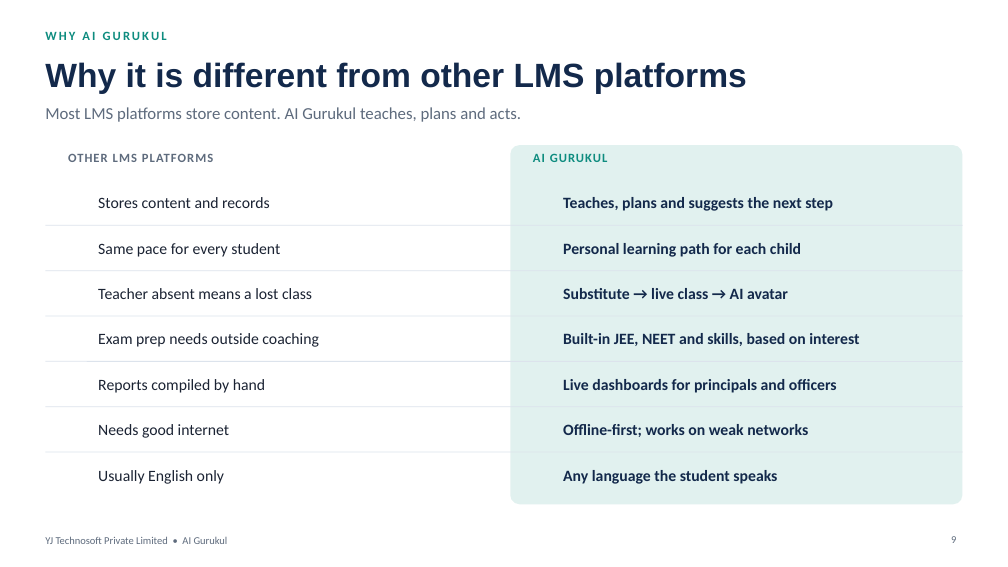
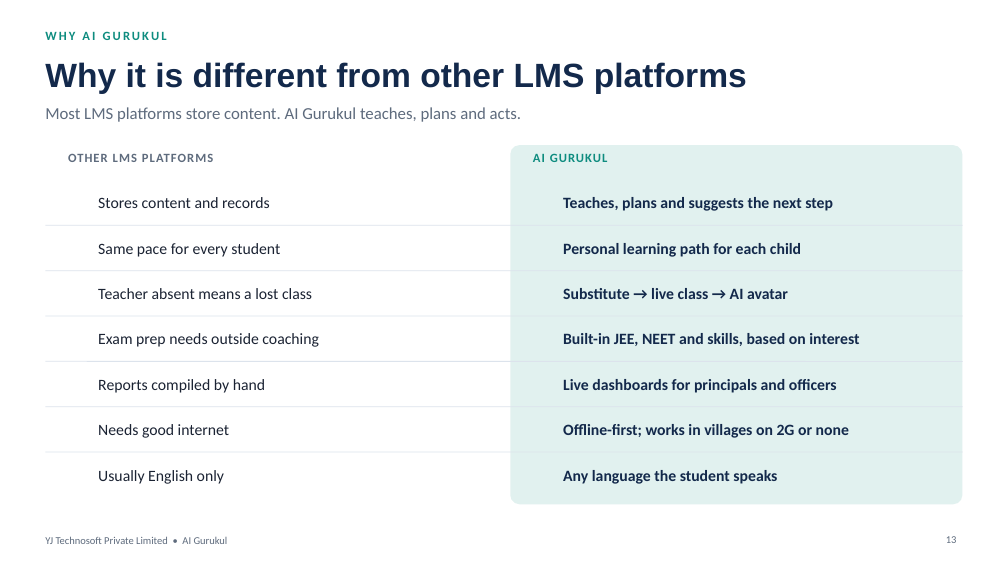
Before and after one commit to yatindradhurwe/yjtechnosoft, a slide deck: slide 13 of AI_Gurukul_Global_Pitch.pptx (slide 9 before the commit). Drawn at 1008x567 pixels with LibreOffice and Linux fonts; fonts in the diff are those of the drawing; background and template pictures are left out. Boxes give left, top, right and bottom in pixels: in the first picture for what was removed or moved away, otherwise in the second. Text is boxed around its words. In the diff, an @@ line names an element or a change of style, - is before the commit and + after.

```diff
--- a/AI_Gurukul_Global_Pitch.pptx
+++ b/AI_Gurukul_Global_Pitch.pptx
@@ text at (563,424,849,438): text changed @@
-Offline-first; works on weak networks
+Offline-first; works in villages on 2G or none
@@ page number at (946,536,957,543): text changed @@
-9
+13
```
Also in this commit, not shown: 4 slides added.
